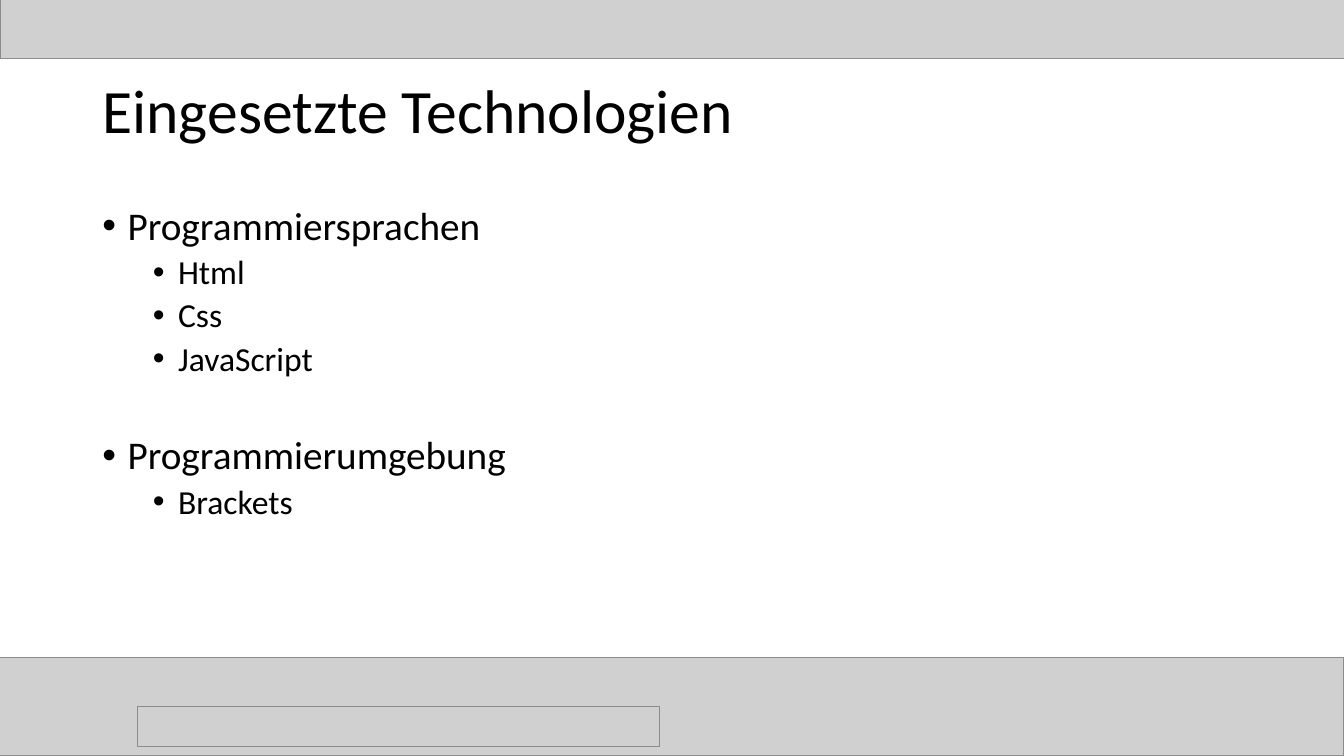
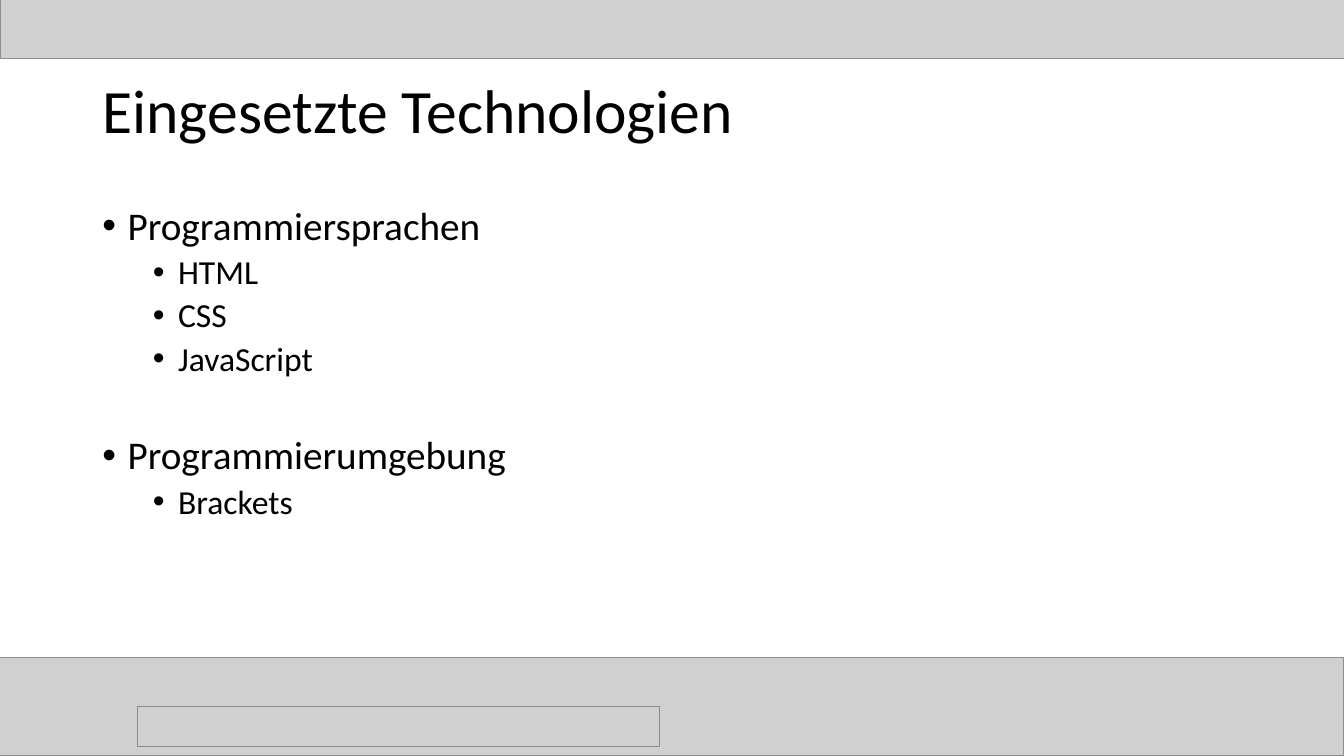
Before and after one commit to magharmi/StudentenFuerStudenten, a slide deck: slide 18 of websitePPneu.pptx. Drawn at 1344x756 pixels with LibreOffice and Linux fonts; fonts in the diff are those of the drawing; grey boxes stand for pictures. Boxes give left, top, right and bottom in pixels: in the first picture for what was removed or moved away, otherwise in the second. Text is boxed around its words. In the diff, an @@ line names an element or a change of style, - is before the commit and + after.

```diff
--- a/websitePPneu.pptx
+++ b/websitePPneu.pptx
@@ text at (178, 262, 258, 328): text changed @@
-  • Html
-  • Css
+  • HTML
+  • CSS
```
Also in this commit, not shown: 2 other slides changed.
